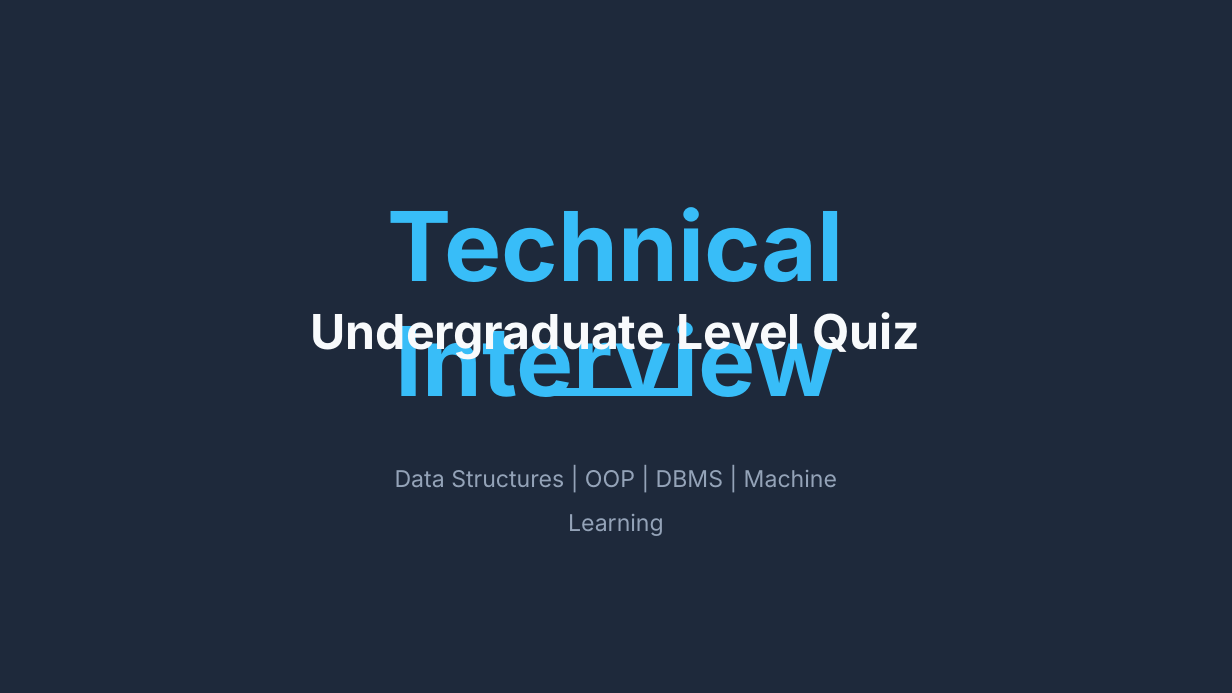
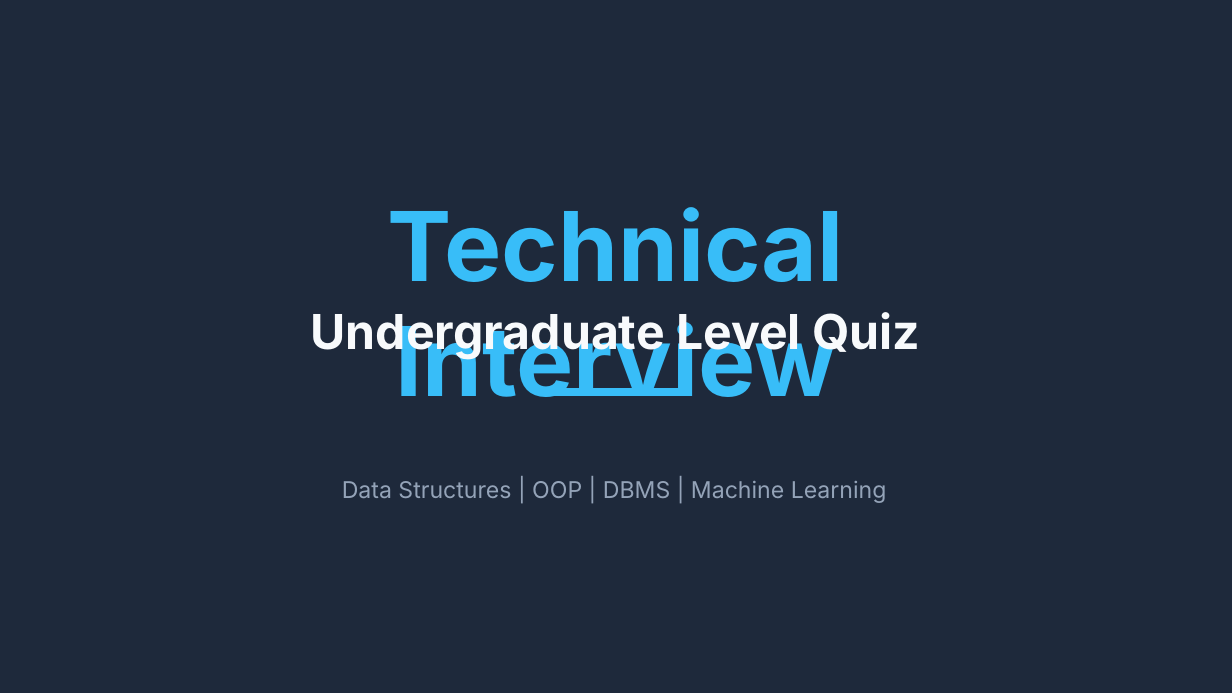
Before and after one commit to brinda-25/workshop, a slide deck: slide 1 of tidbits/Technical_Interview_Quiz.pptx. Drawn at 1232x693 pixels with LibreOffice and Linux fonts; fonts in the diff are those of the drawing; background and template pictures are left out. Boxes give left, top, right and bottom in pixels: in the first picture for what was removed or moved away, otherwise in the second. Text is boxed around its words. In the diff, an @@ line names an element or a change of style, - is before the commit and + after.

```diff
--- a/tidbits/Technical_Interview_Quiz.pptx
+++ b/tidbits/Technical_Interview_Quiz.pptx
@@ text "Data Structures | OOP | ..." rewrapped from (395, 470, 837, 536) to (342, 481, 887, 503) @@
```
Also in this commit, not shown: 1 other slide changed, 1 slide removed.
